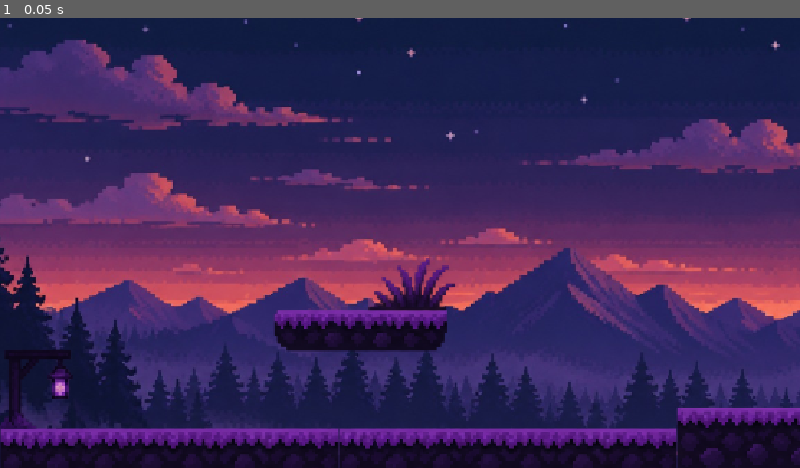
Above: before the commit, frame 1.
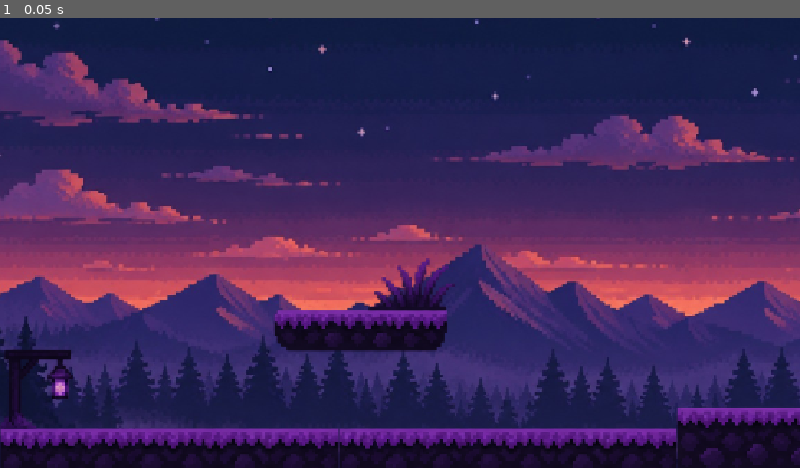
Above: after the commit, the same moment.

Repository: luzmar-ia/Rabbit-Trap
Game: Godot game, scene res://Niveles/level_1.tscn
Two runs of this game, one before a commit and one after it. Both use one fixed random seed, a clock stepped at 60 frames per second and the inputs below. This scene is started directly instead of the project's main scene.
Inputs:
- Up to frame 1 (0.05 s): no input

The runs differ from the first frame. In frame 1, 22% of the frame differs, in the area x 0-100%, y 0-98%.

Commit message:
Avances del proyecto

Diff:
--- a/Niveles/level_1.tscn
+++ b/Niveles/level_1.tscn
@@ -10,7 +10,7 @@
 [node name="Level 1" type="Node2D" unique_id=1806360085]
 
 [node name="PaisajePixelArt" type="Sprite2D" parent="." unique_id=579726521]
-position = Vector2(783, 357)
+position = Vector2(655, 352)
 texture = ExtResource("1_b812v")
 
 [node name="Piso2" parent="." unique_id=1434499525 instance=ExtResource("2_chdw1")]
